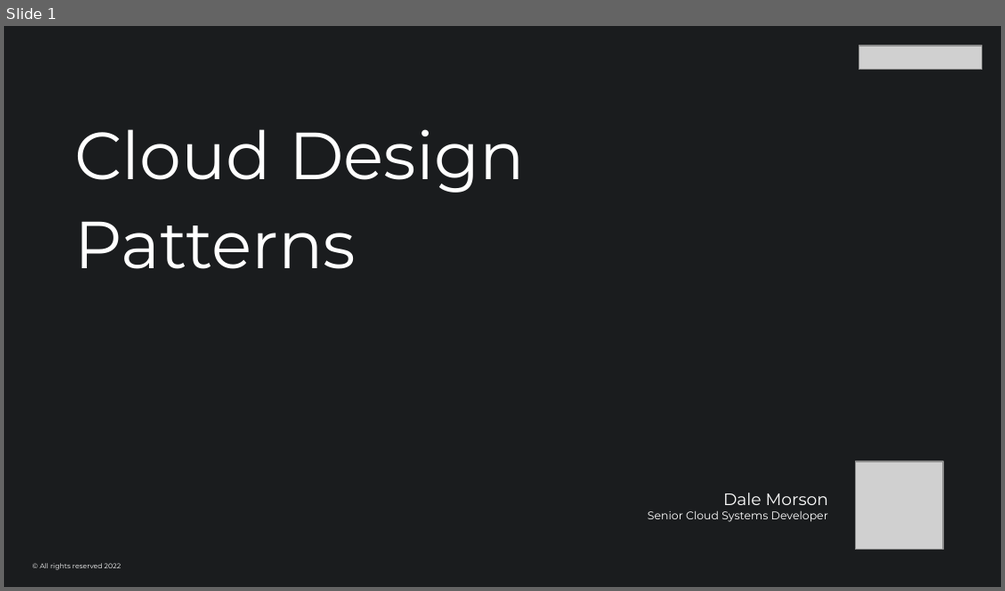
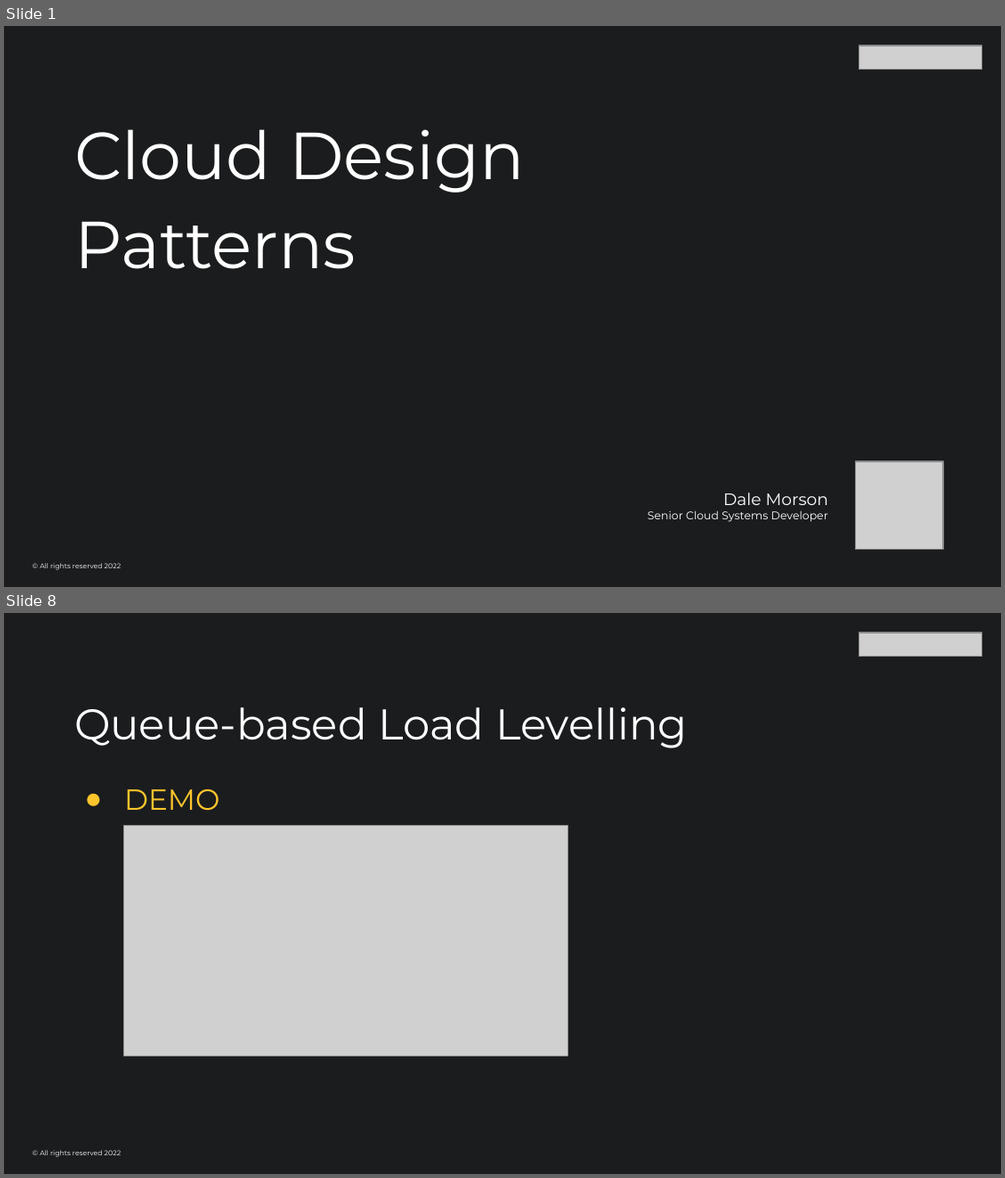
Before and after one commit to dalemorson/mentoring-sessions, a slide deck: 012-Cloud-Design-Patterns/Cloud-Design-Patterns.pptx. Shown one above the other, each under a label of ours: slide 1 before the commit, slides 1 and 8 after it; the slides between them are not shown. The pictures are 1005x591 and 1005x1178 pixels, drawn with LibreOffice and Linux fonts; fonts in the diff are those of the drawing; grey boxes stand for pictures. Boxes give left, top, right and bottom in pixels: in the first picture for what was removed or moved away, otherwise in the second. Text is boxed around its words. In the diff, an @@ line names an element or a change of style, - is before the commit and + after.

```diff
--- a/012-Cloud-Design-Patterns/Cloud-Design-Patterns.pptx
+++ b/012-Cloud-Design-Patterns/Cloud-Design-Patterns.pptx
@@ slide 8 added at <box>4,613,1001,1174</box>, background #1A1C1E; not listed: 1 template element that a slide beside it also shows @@
@@ picture added at <box>858,633,982,657</box> @@
@@ text added at <box>74,707,688,748</box>, 31 pt, text #FFFFFF @@
+Queue-based Load Levelling
@@ text added at <box>124,789,219,811</box>, 21 pt, text #FEC52C @@
+● DEMO
@@ picture added at <box>123,826,568,1055</box> @@
```
Also in this commit, not shown: 6 slides changed, 3 other files.
